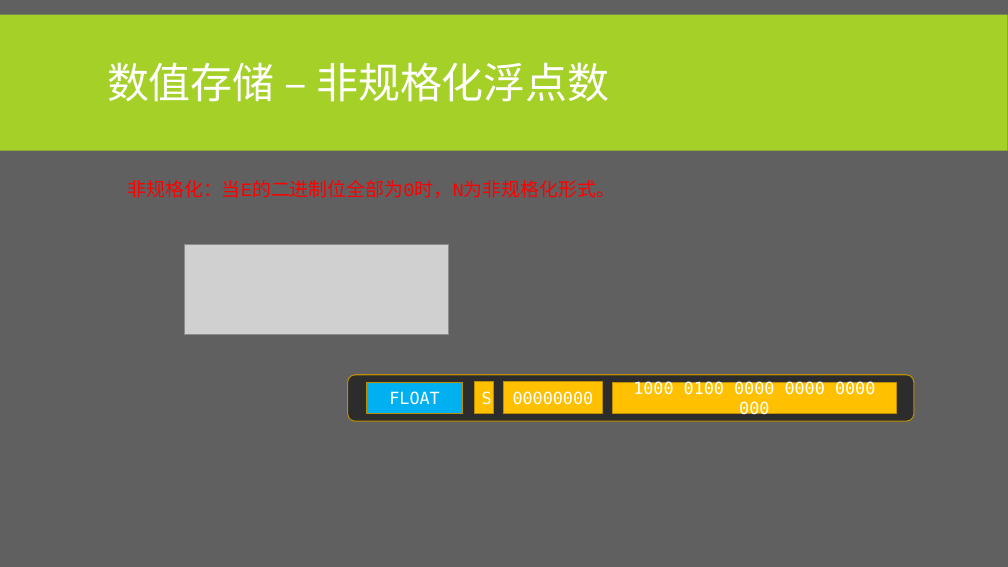
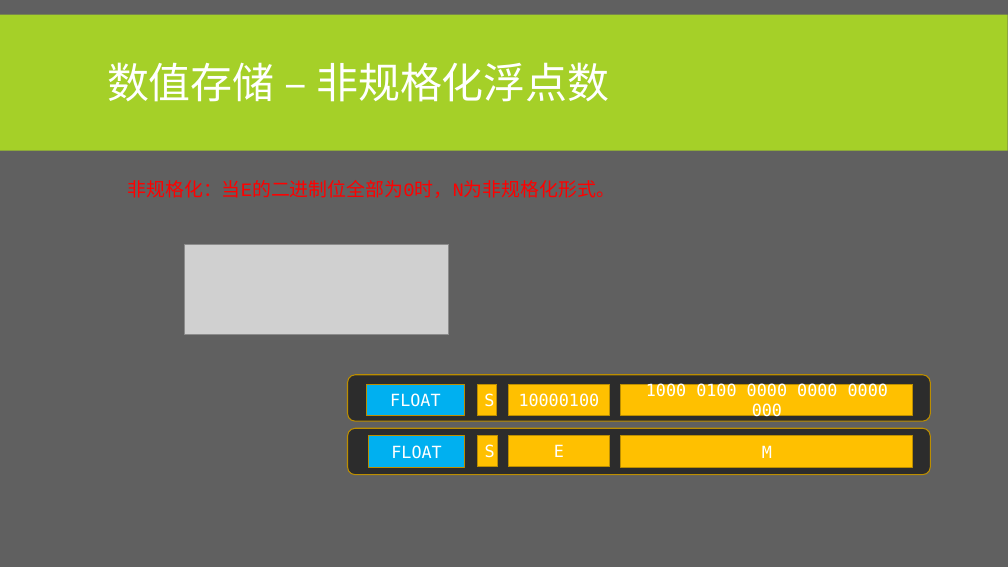
Before and after one commit to albertclass/Lessons, a slide deck: slide 15 of advance c++/courseware.pptx (slide 14 before the commit). Drawn at 1008x567 pixels with LibreOffice and Linux fonts; fonts in the diff are those of the drawing; grey boxes stand for pictures. Boxes give left, top, right and bottom in pixels: in the first picture for what was removed or moved away, otherwise in the second. Text is boxed around its words. In the diff, an @@ line names an element or a change of style, - is before the commit and + after.

```diff
--- a/advance c++/courseware.pptx
+++ b/advance c++/courseware.pptx
@@ rounded rectangle: place and size @@
-rounded rectangle at bbox=[348, 375, 914, 421]
+rounded rectangle at bbox=[348, 375, 931, 421]
@@ rectangle "S": place and size @@
-rectangle "S" at bbox=[474, 382, 493, 413]
+rectangle "S" at bbox=[477, 384, 497, 415]
@@ rectangle removed at bbox=[504, 382, 602, 413] @@
-00000000
@@ rectangle added at bbox=[508, 384, 609, 415], fill #FFC000, outline #BD8E00 1 pt, 16 pt, text #FFFFFF @@
+10000100
@@ rectangle "1000 0100 0000 0000 0000 ...": place and size @@
-rectangle "1000 0100 0000 0000 0000 ..." at bbox=[613, 383, 896, 414]
+rectangle "1000 0100 0000 0000 0000 ..." at bbox=[621, 384, 913, 415]
@@ group added at bbox=[348, 428, 931, 474]: 4 rectangles, 1 rounded rectangle @@
+FLOAT
+S
+E
+M
```
Also in this commit, not shown: 12 other slides changed, 14 slides added, 2 slides removed, 2 other files.
